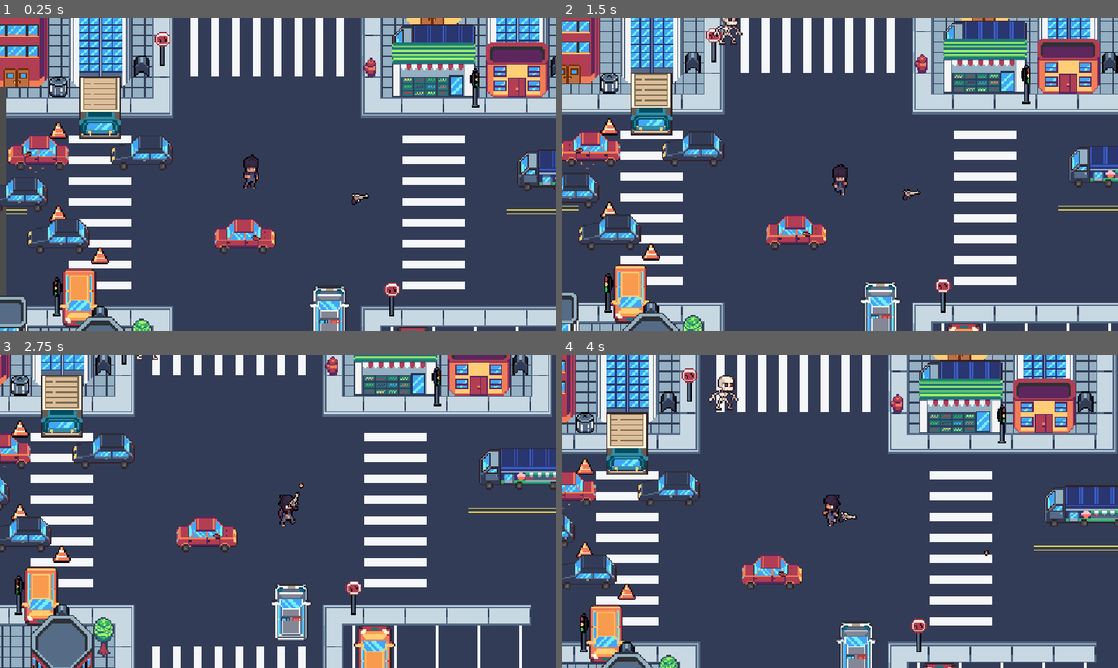
Above: before the commit, frames 1-4 (two rows, left to right).
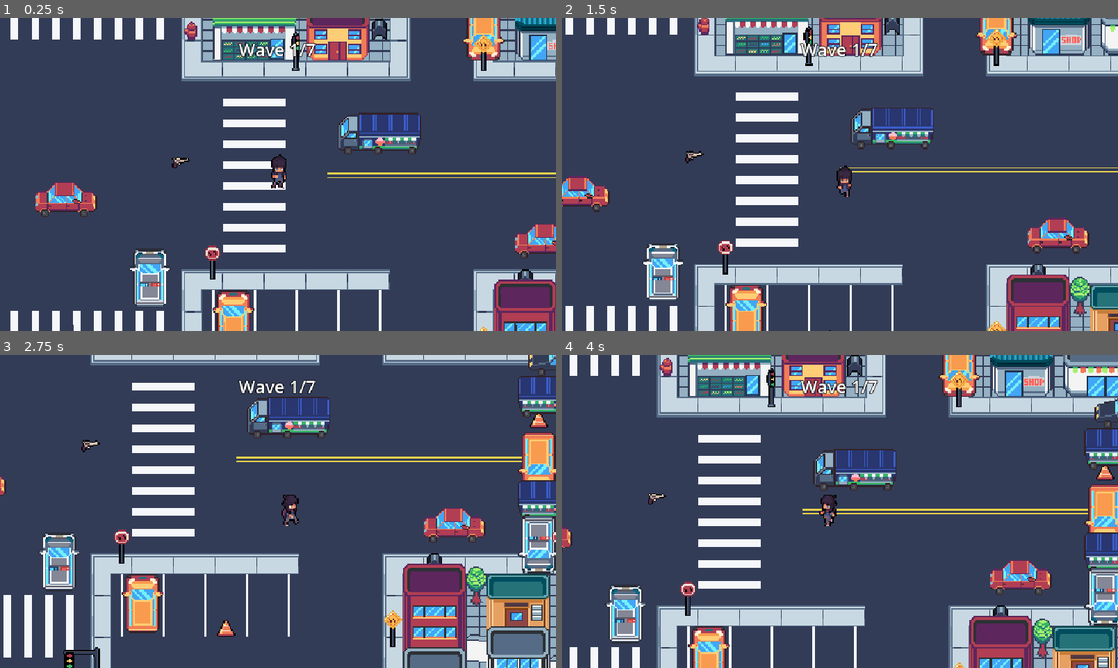
Above: after the commit, the same moments.

Repository: VCPC-UniFECAF/topdown_gamedev
Game: Godot game, scene res://Scenes/Main.tscn
Two runs of this game, one before a commit and one after it. Both use one fixed random seed, a clock stepped at 60 frames per second and the inputs below.
Inputs (mouse positions are in pixels of both pictures, inside the frame that each line leads up to):
- Up to frame 1 (0.25 s): no input
- Up to frame 2 (1.5 s): move the mouse to (962, 158) at 0.52 s; press the mouse at (962, 158) at 0.53 s; hold D (right) 0.53-1.28 s; move the mouse to (728, 190) at 1.27 s; release the mouse at (728, 190) at 1.28 s; hold S (down) from 1.28 s (still down); click (728, 190) at 1.35 s
- Up to frame 3 (2.75 s): move the mouse to (333, 442) at 2.02 s; release S (down) at 2.03 s; press the mouse at (333, 442) at 2.03 s; hold D (right) from 2.03 s (still down)
- Up to frame 4 (4 s): move the mouse to (812, 574) at 2.77 s; release D (right) at 2.78 s; release the mouse at (812, 574) at 2.78 s; hold W (up) 2.78-3.53 s; click (812, 574) at 2.85 s; move the mouse to (1006, 558) at 3.52 s; press the mouse at (1006, 558) at 3.53 s; hold A (left) from 3.53 s (still down)

The runs differ from the first frame. In frame 1, 52% of the frame differs, in the area x 0-100%, y 0-100%; in frame 2, 53%; in frame 3, 53%; in frame 4, 54%.

Commit message:
Feat: add HUD

Diff:
--- a/Scenes/Main.tscn
+++ b/Scenes/Main.tscn
@@ -11,6 +11,7 @@
 [ext_resource type="Script" uid="uid://dun6wj5wxbpkx" path="res://Scripts/enemy_spawner.gd" id="12_spawner"]
 [ext_resource type="Script" uid="uid://db7oy24ypcvfn" path="res://Scripts/wave_config.gd" id="13_wavecfg"]
 [ext_resource type="PackedScene" uid="uid://i0nr74njvi5s" path="res://prefabs/enemy.tscn" id="14_enemy"]
+[ext_resource type="Script" uid="uid://b41hkcg3bomav" path="res://Scripts/hud.gd" id="15_hud"]
 
 [sub_resource type="TileMapPattern" id="TileMapPattern_4kpch"]
 tile_data = PackedInt32Array(0, 1703936, 42, 65536, 1703936, 40)
@@ -439,6 +440,7 @@
 
 [sub_resource type="TileSet" id="TileSet_346fj"]
 physics_layer_0/collision_layer = 1
+navigation_layer_0/layers = 1
 sources/0 = SubResource("TileSetAtlasSource_2w5on")
 pattern_0 = SubResource("TileMapPattern_4kpch")
 pattern_1 = SubResource("TileMapPattern_grg3l")
@@ -782,15 +784,19 @@
 
 [sub_resource type="Resource" id="Resource_bmxlf"]
 script = ExtResource("13_wavecfg")
+enemy_count = 8
 
 [sub_resource type="Resource" id="Resource_4kpch"]
 script = ExtResource("13_wavecfg")
+enemy_count = 12
 
 [sub_resource type="Resource" id="Resource_grg3l"]
 script = ExtResource("13_wavecfg")
+enemy_count = 16
 
 [sub_resource type="Resource" id="Resource_frkhe"]
 script = ExtResource("13_wavecfg")
+enemy_count = 20
 
 [node name="Main" type="Node2D" unique_id=1190125366]
 
@@ -798,14 +804,16 @@
 position = Vector2(45, 269)
 tile_map_data = PackedByteArray("AAAJAAkAAAABACgAAAAJAAoAAAABACgAAAAJAAsAAAABACgAAAAJAAwAAAABACgAAAAIAAgAAAADACYAAAAJAA …(21648 unchanged characters)…
 tile_set = SubResource("TileSet_346fj")
+metadata/_edit_lock_ = true
 
 [node name="elementos" type="TileMapLayer" parent="." unique_id=2124463139]
 position = Vector2(45, 269)
 tile_map_data = PackedByteArray("AAARAPb/AAABABEAAAAVAPb/AAAHABEAAAAVAPT/AAASABEAAAABAPT/AAASABEAAAAMAAIAAAATAB4AACAIAA …(2000 unchanged characters)…
 tile_set = SubResource("TileSet_346fj")
+metadata/_edit_lock_ = true
 
 [node name="Player" type="CharacterBody2D" parent="." unique_id=2025741481 groups=["player"]]
-position = Vector2(184, 200)
+position = Vector2(343, 228)
 script = ExtResource("1_v1gob")
 metadata/_edit_group_ = true
 
@@ -839,6 +847,8 @@
 
 [node name="Pistol" parent="." unique_id=970632652 instance=ExtResource("1_50glp")]
 position = Vector2(256, 219)
+fire_time = 0.8
+damage = 20.0
 
 [node name="EnemySpawner" type="Node2D" parent="." unique_id=923982780]
 script = ExtResource("12_spawner")
@@ -890,3 +900,37 @@
 
 [node name="Point3" type="Marker2D" parent="EnemySpawner/SpawnAreas/AreaBottom" unique_id=1193198985]
 position = Vector2(487, 417)
+
+[node name="HUD" type="CanvasLayer" parent="." unique_id=1891640459]
+script = ExtResource("15_hud")
+
+[node name="finish" type="Label" parent="HUD" unique_id=1477296618]
+offset_top = 121.0
+offset_right = 640.0
+offset_bottom = 144.0
+theme_override_constants/outline_size = 3
+text = "Congratulations!"
+horizontal_alignment = 1
+
+[node name="death" type="Label" parent="HUD" unique_id=885620096]
+offset_top = 121.0
+offset_right = 640.0
+offset_bottom = 144.0
+theme_override_constants/outline_size = 3
+text = "You Lose!"
+horizontal_alignment = 1
+
+[node name="waveCounter" type="Label" parent="HUD" unique_id=758726898]
+offset_top = 22.0
+offset_right = 639.0
+offset_bottom = 45.0
+theme_override_constants/outline_size = 3
+theme_override_font_sizes/font_size = 20
+horizontal_alignment = 1
+
+[node name="Button" type="Button" parent="HUD" unique_id=127352253]
+offset_left = 261.0
+offset_top = 177.0
+offset_right = 372.0
+offset_bottom = 207.0
+text = "Reset"
--- a/Scripts/enemy_spawner.gd
+++ b/Scripts/enemy_spawner.gd
@@ -1,4 +1,7 @@
 extends Node2D
+
+signal all_waves_cleared
+signal wave_started(current_wave: int, total_waves: int)
 
 @export_category("Inimigo")
 @export var enemy_scene: PackedScene
@@ -45,27 +48,55 @@
 
 func _run_waves() -> void:
 	for wave_index in waves.size():
+		if not _is_spawner_active():
+			return
+
 		var wave := waves[wave_index]
 		if wave == null:
 			continue
 
+		wave_started.emit(wave_index + 1, waves.size())
+
 		var wave_enemies: Array = []
 		for enemy_index in wave.enemy_count:
+			if not _is_spawner_active():
+				return
+
 			wave_enemies.append(_spawn_enemy())
 			var is_last_enemy := enemy_index >= wave.enemy_count - 1
 			if not is_last_enemy and wave.spawn_interval > 0.0:
 				await get_tree().create_timer(wave.spawn_interval).timeout
+				if not _is_spawner_active():
+					return
 
 		await _wait_until_wave_cleared(wave_enemies)
+		if not _is_spawner_active():
+			return
 
 		var is_last_wave := wave_index >= waves.size() - 1
 		if not is_last_wave and wave.delay_after_wave > 0.0:
 			await get_tree().create_timer(wave.delay_after_wave).timeout
+			if not _is_spawner_active():
+				return
+
+	if _is_spawner_active():
+		all_waves_cleared.emit()
+
+
+func _is_spawner_active() -> bool:
+	return is_inside_tree() and is_instance_valid(self) and get_tree() != null
 
 
 func _wait_until_wave_cleared(wave_enemies: Array) -> void:
 	while _count_alive_enemies(wave_enemies) > 0:
-		await get_tree().process_frame
+		if not _is_spawner_active():
+			return
+
+		var tree := get_tree()
+		if tree == null:
+			return
+
+		await tree.process_frame
 
 
 func _count_alive_enemies(wave_enemies: Array) -> int:
--- /dev/null
+++ b/Scripts/hud.gd
@@ -0,0 +1,58 @@
+extends CanvasLayer
+
+@onready var death_label: Label = $death
+@onready var finish_label: Label = $finish
+@onready var wave_counter: Label = $waveCounter
+@onready var reset_button: Button = $Button
+
+
+func _ready() -> void:
+	_hide_all()
+	reset_button.pressed.connect(_on_reset_pressed)
+
+	var player := get_tree().get_first_node_in_group("player")
+	if player:
+		player.player_died.connect(show_death)
+
+	var spawner := get_node_or_null("../EnemySpawner")
+	if spawner:
+		spawner.all_waves_cleared.connect(_on_all_waves_cleared)
+		spawner.wave_started.connect(_on_wave_started)
+		_update_wave_counter(0, spawner.waves.size())
+
+
+func _hide_all() -> void:
+	death_label.visible = false
+	finish_label.visible = false
+	reset_button.visible = false
+	wave_counter.visible = true
+
+
+func show_death() -> void:
+	finish_label.visible = false
+	death_label.visible = true
+	reset_button.visible = true
+
+
+func show_finish() -> void:
+	death_label.visible = false
+	finish_label.visible = true
+	reset_button.visible = true
+
+
+func _on_wave_started(current: int, total: int) -> void:
+	_update_wave_counter(current, total)
+
+
+func _update_wave_counter(current: int, total: int) -> void:
+	wave_counter.text = "Wave %d/%d" % [current, total]
+
+
+func _on_all_waves_cleared() -> void:
+	var player := get_tree().get_first_node_in_group("player")
+	if player and player.is_alive:
+		show_finish()
+
+
+func _on_reset_pressed() -> void:
+	get_tree().reload_current_scene()
--- a/Scripts/player.gd
+++ b/Scripts/player.gd
@@ -1,8 +1,10 @@
 extends CharacterBody2D
+
+signal player_died
 
 @onready var sprite = $AnimatedSprite2D
 
-var speed = 40
+var speed = 55
 var direction = Vector2.ZERO
 
 var is_alive = true
@@ -52,7 +54,6 @@
 	if is_alive:
 		is_alive = false
 		sprite.play("death")
-		await get_tree().create_timer(3.0).timeout
-		get_tree().reload_current_scene()
+		player_died.emit()
 
 	pass
Not shown, added: Scripts/hud.gd.uid
